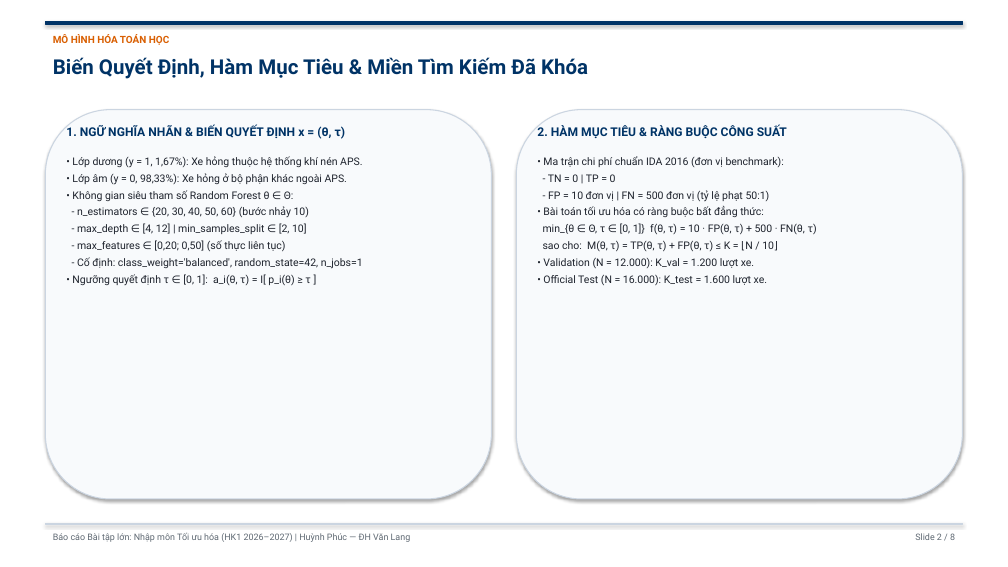
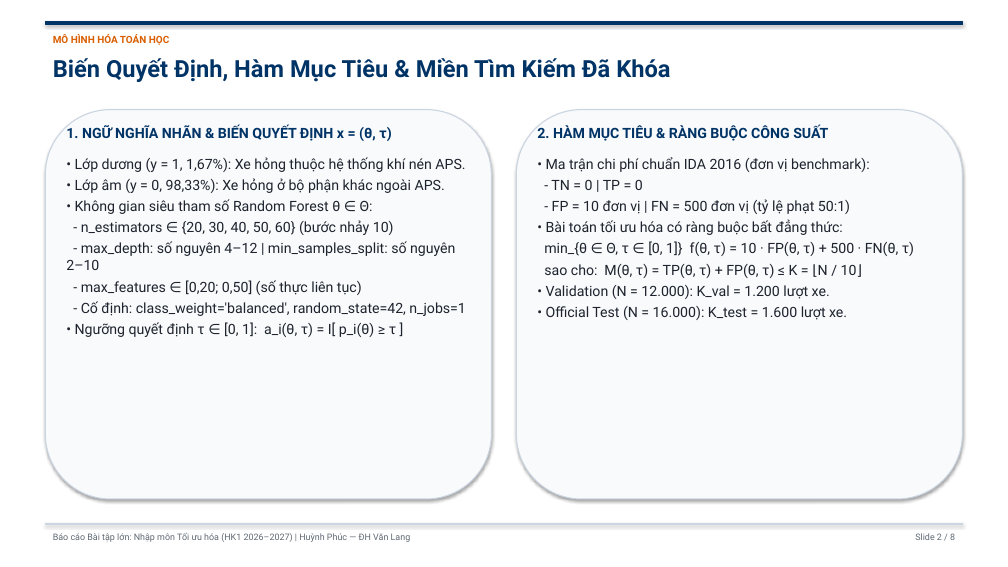
Before and after one commit to PhucHuynh16/scania-aps-cost-optimization, a slide deck: slide 2 of slides/SLIDES_THUYET_TRINH_SCANIA_APS.pptx. Drawn at 1008x567 pixels with LibreOffice and Linux fonts; fonts in the diff are those of the drawing. Boxes give left, top, right and bottom in pixels: in the first picture for what was removed or moved away, otherwise in the second. Text is boxed around its words. In the diff, an @@ line names an element or a change of style, - is before the commit and + after.

```diff
--- a/slides/SLIDES_THUYET_TRINH_SCANIA_APS.pptx
+++ b/slides/SLIDES_THUYET_TRINH_SCANIA_APS.pptx
@@ text "Biến Quyết Định, Hàm Mục ..." at [53,58,670,82]: size 19.5 to 22.5 pt @@
@@ text "1. NGỮ NGHĨA NHÃN & ..." at [66,124,391,141]: size 11.5 to 13.5 pt @@
@@ text "2. HÀM MỤC TIÊU & ..." at [537,124,828,141]: size 11.5 to 13.5 pt @@
@@ text at [75,157,465,337]: size 10 to 13.5 pt in "• Lớp dương (y = 1, 1,67%): ...", "• Lớp âm (y = 0, 98,33%): ...", "• Không gian siêu tham số Random ...", "- n_estimators ∈ {20, 30, 40, 50, ..." and 3 more places @@
@@ text "• Ma trận chi phí ..." at [544,157,914,320]: size 10 to 13.5 pt @@
@@ text at [66,241,455,270]: text changed; size 10 to 13.5 pt @@
-- max_depth ∈ [4, 12] | min_samples_split ∈ [2, 10]
+- max_depth: số nguyên 4–12 | min_samples_split: số nguyên 2–10
```
Also in this commit, not shown: 7 other slides changed, 58 other files.
